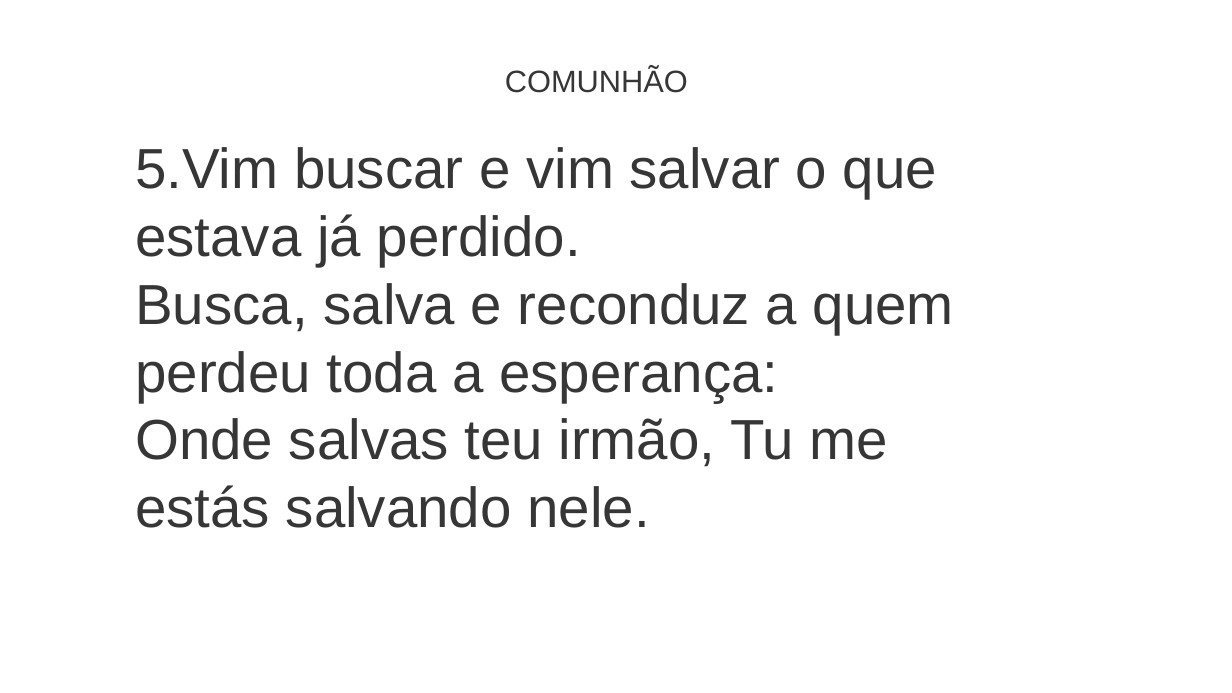
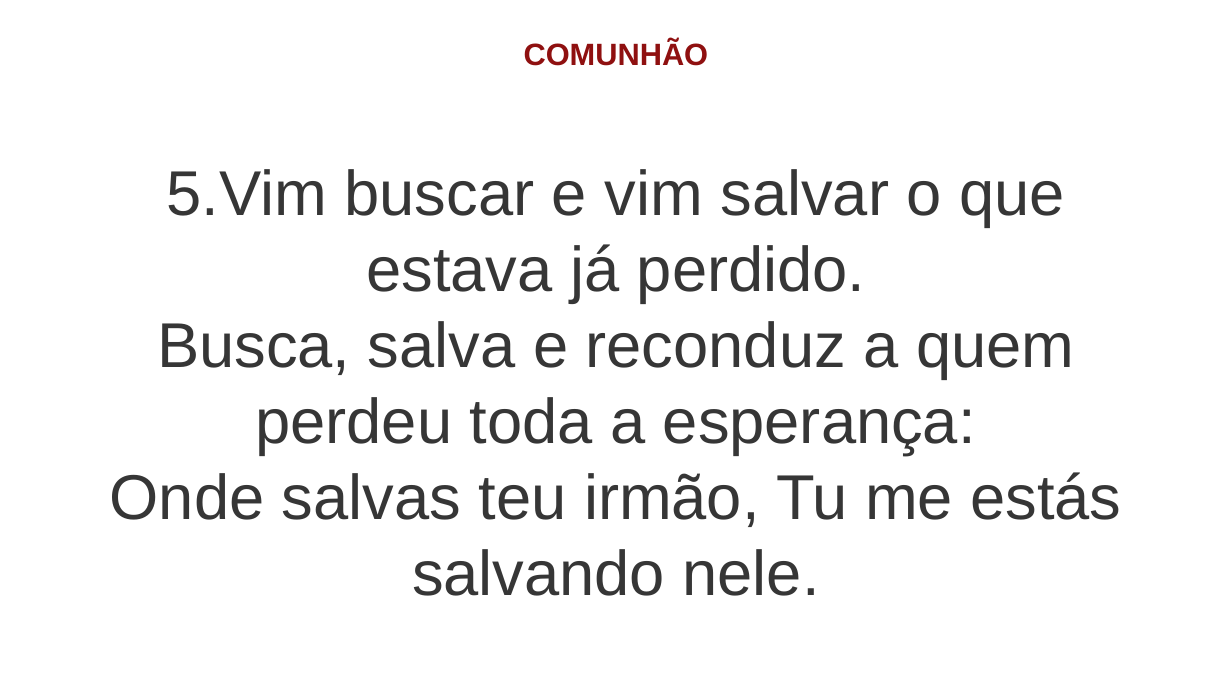
Before and after one commit to Natanielsr/liturgy-s-slideshow-creator, a slide deck: slide 38 of slide-result/slide.pptx. Drawn at 1232x693 pixels with LibreOffice and Linux fonts; fonts in the diff are those of the drawing. Boxes give left, top, right and bottom in pixels: in the first picture for what was removed or moved away, otherwise in the second. Text is boxed around its words. In the diff, an @@ line names an element or a change of style, - is before the commit and + after.

```diff
--- a/slide-result/slide.pptx
+++ b/slide-result/slide.pptx
@@ text "COMUNHÃO" moved from (x1=505, y1=67, x2=688, y2=93) to (x1=524, y1=41, x2=709, y2=66) @@
@@ text "COMUNHÃO" at (x1=524, y1=41, x2=709, y2=66): text colour #363636 to #8F1010, bold on; alignment left to centre @@
@@ text at (x1=110, y1=169, x2=1121, y2=596): text changed; size 33 to 37 pt @@
-5.Vim buscar e vim salvar o que estava já perdido.
-Busca, salva e reconduz a quem perdeu toda a esperança:
-Onde salvas teu irmão, Tu me estás salvando nele.
+5.Vim buscar e vim salvar o que estava já perdido.
+Busca, salva e reconduz a quem perdeu toda a esperança:
+Onde salvas teu irmão, Tu me estás salvando nele.
```
Also in this commit, not shown: 33 other slides changed, 1 other file.
